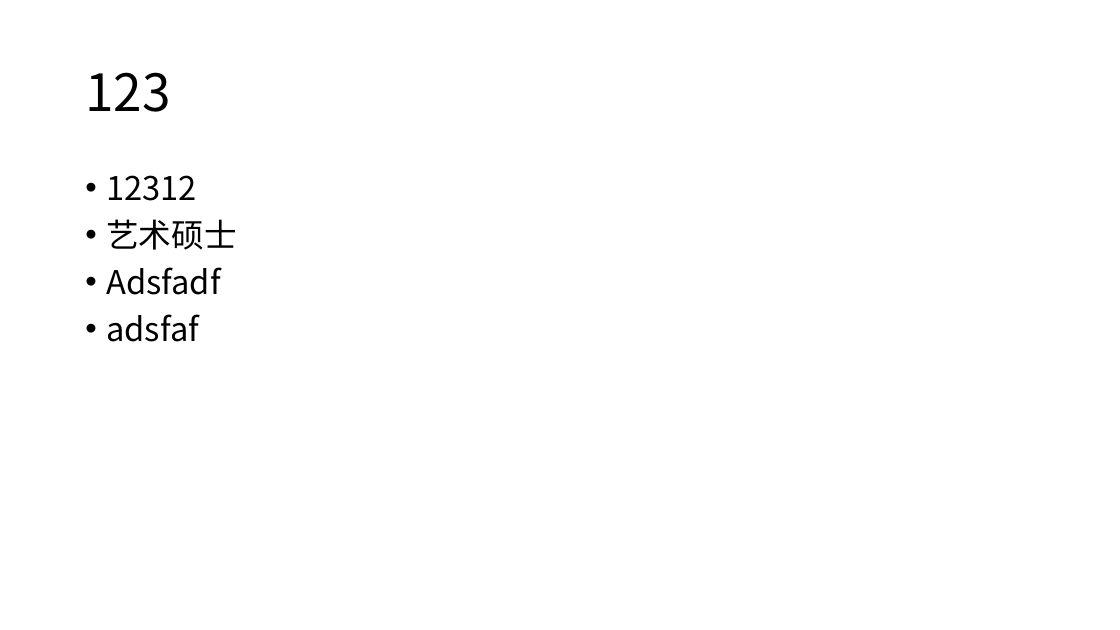
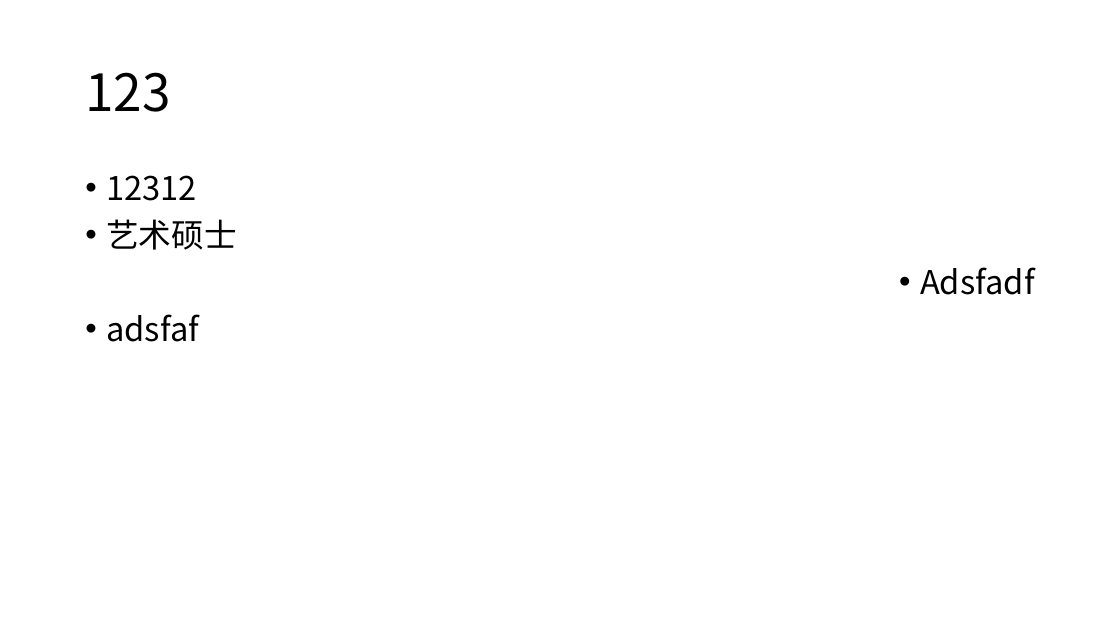
Before and after one commit to weiyixiong/QuickPPT, a slide deck: slide 2 of 演示文稿2.pptx. Drawn at 1120x630 pixels with LibreOffice and Linux fonts; fonts in the diff are those of the drawing. Boxes give left, top, right and bottom in pixels: in the first picture for what was removed or moved away, otherwise in the second. Text is boxed around its words. In the diff, an @@ line names an element or a change of style, - is before the commit and + after.

```diff
--- a/演示文稿2.pptx
+++ b/演示文稿2.pptx
@@ text at bbox=[920, 267, 1034, 295]: alignment left to right @@
```
Also in this commit, not shown: 44 other files.
